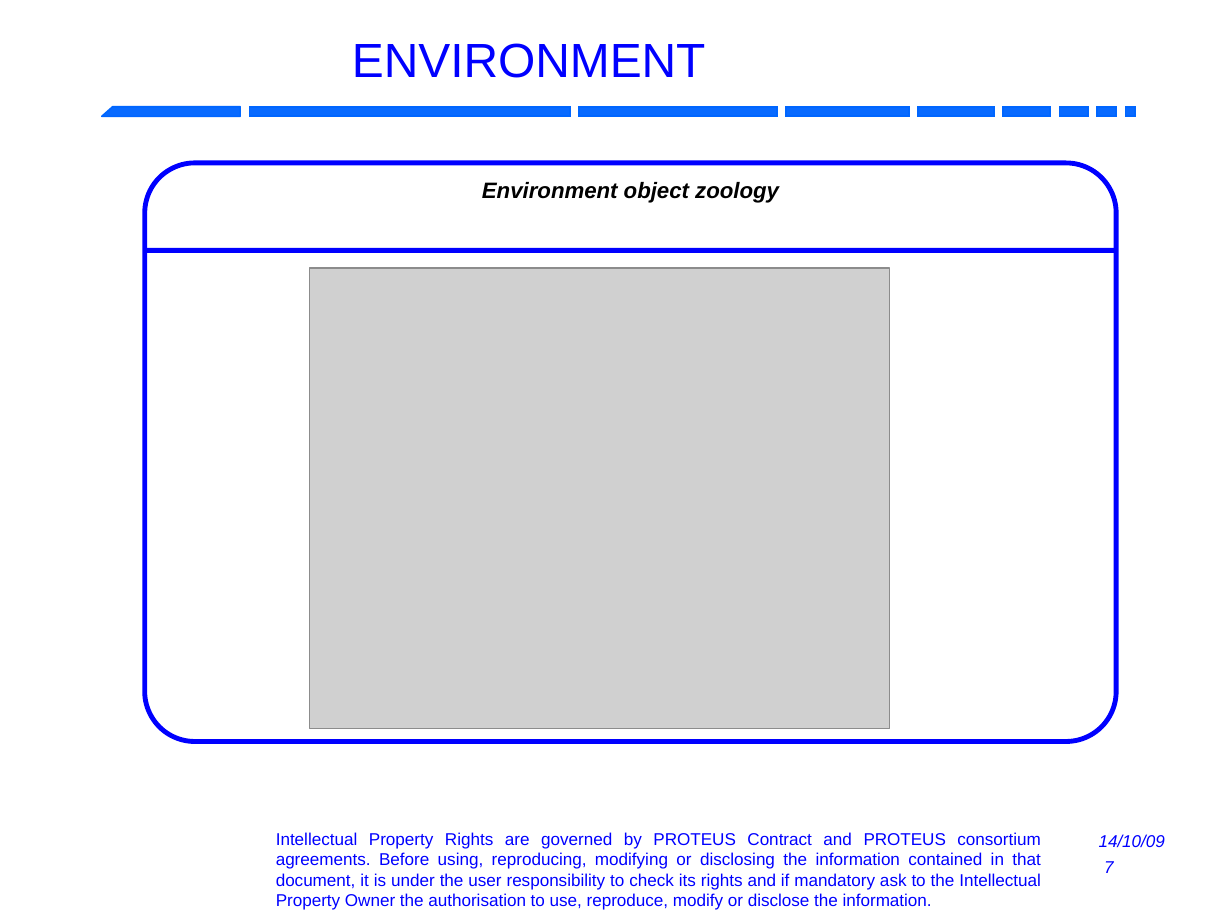
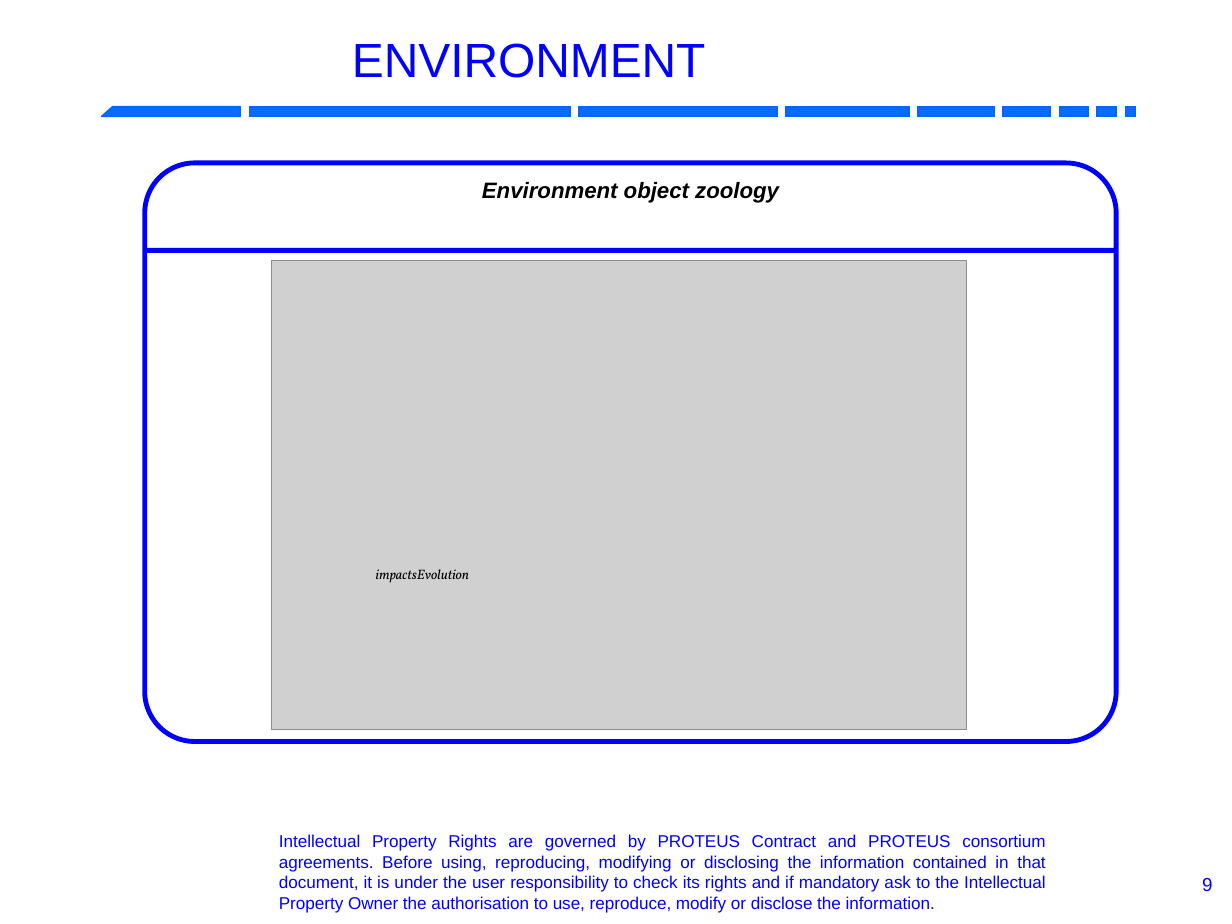
Before and after one commit to RobotML/RobotML, a slide deck: slide 9 of Ontologies/ORA/Meetings/20131103-IROS-Tokyo/R4.1.6-P5.9-ARoboticOntology.odp (slide 7 before the commit). Drawn at 1232x924 pixels with LibreOffice and Linux fonts; fonts in the diff are those of the drawing; grey boxes stand for pictures; background and template pictures are left out. Boxes give left, top, right and bottom in pixels: in the first picture for what was removed or moved away, otherwise in the second. Text is boxed around its words. In the diff, an @@ line names an element or a change of style, - is before the commit and + after.

```diff
--- a/Ontologies/ORA/Meetings/20131103-IROS-Tokyo/R4.1.6-P5.9-ARoboticOntology.odp
+++ b/Ontologies/ORA/Meetings/20131103-IROS-Tokyo/R4.1.6-P5.9-ARoboticOntology.odp
@@ picture: place and size @@
-picture at (309,269,890,729)
+picture at (271,260,966,729)
@@ text added at (376,569,469,583), 8 pt, text #000000, italic @@
+impactsEvolution
@@ text "Intellectual Property Rights are governed ...": place and size @@
-text "Intellectual Property Rights are governed ..." at (276,832,1041,910)
+text "Intellectual Property Rights are governed ..." at (279,834,1046,913)
@@ text removed at (1099,834,1165,847) @@
-14/10/09
@@ page number removed at (1104,861,1114,873) @@
-7
@@ page number added at (1202,878,1212,891), 11 pt, text #0000FF @@
+9
```
Also in this commit, not shown: 11 other slides changed, 4 slides added, 20 slides removed, 35 other files.
